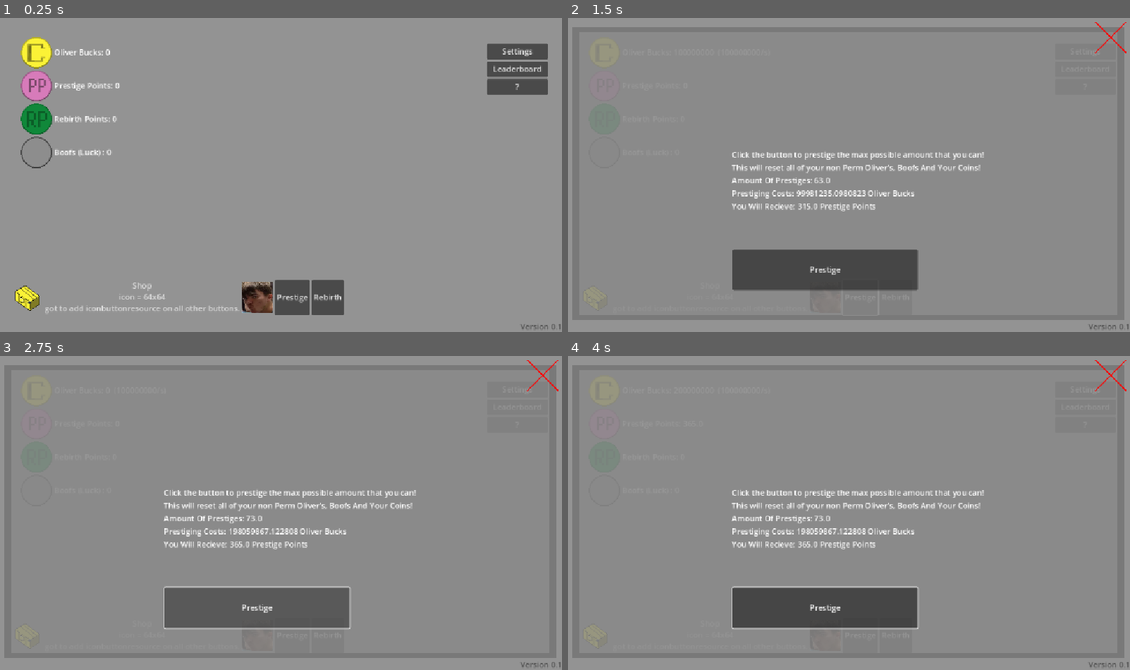
Above: before the commit, frames 1-4 (two rows, left to right).
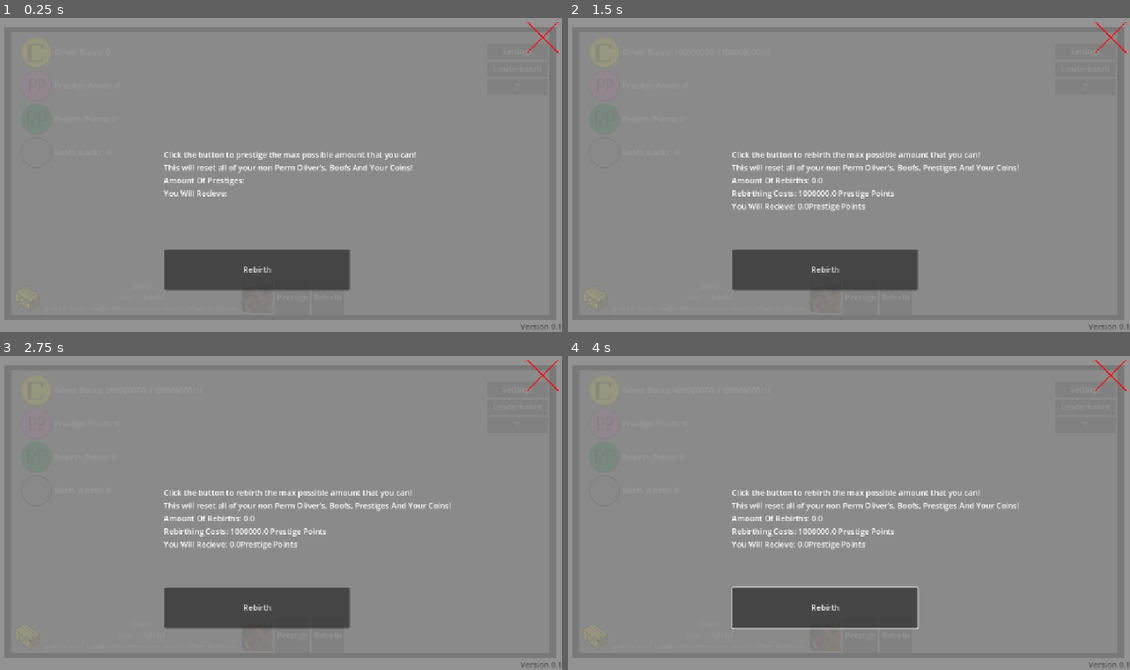
Above: after the commit, the same moments.

Repository: SpoonLXIX/Oliver-Case-Simulator
Game: Godot game, scene res://Main Game.tscn
Same seed, same stepped clock (60 frames per second), same inputs: the game is played once before the commit and once after it.
Inputs (mouse positions are in pixels of both pictures, inside the frame that each line leads up to):
- Up to frame 1 (0.25 s): no input
- Up to frame 2 (1.5 s): click "Prestige" at 0.5 s; click "Rebirth" at 1.25 s
- Up to frame 3 (2.75 s): click "Prestige" at 2 s
- Up to frame 4 (4 s): click "Rebirth" at 2.75 s; click (596, 635) at 3.5 s

The runs differ from the first frame. In frame 1, 16% of the frame differs, in the area x 0-100%, y 1-97%; in frame 2, 1.2%; in frame 3, 1.7%; in frame 4, 1.2%.

Commit message:
Missed Something

Diff:
--- a/oliver-case-simulator/Main Game.tscn
+++ b/oliver-case-simulator/Main Game.tscn
@@ -224,7 +224,6 @@
 text = "Prestige"
 
 [node name="Rebirth" type="CanvasLayer" parent="Menu Container"]
-visible = false
 
 [node name="ColorRect2" type="ColorRect" parent="Menu Container/Rebirth"]
 anchors_preset = 8
@@ -278,7 +277,7 @@
 offset_top = 444.0
 offset_right = 692.0
 offset_bottom = 527.0
-text = "Prestige"
+text = "Rebirth"
 
 [node name="Tutorial" type="CanvasLayer" parent="Menu Container"]
 visible = false
